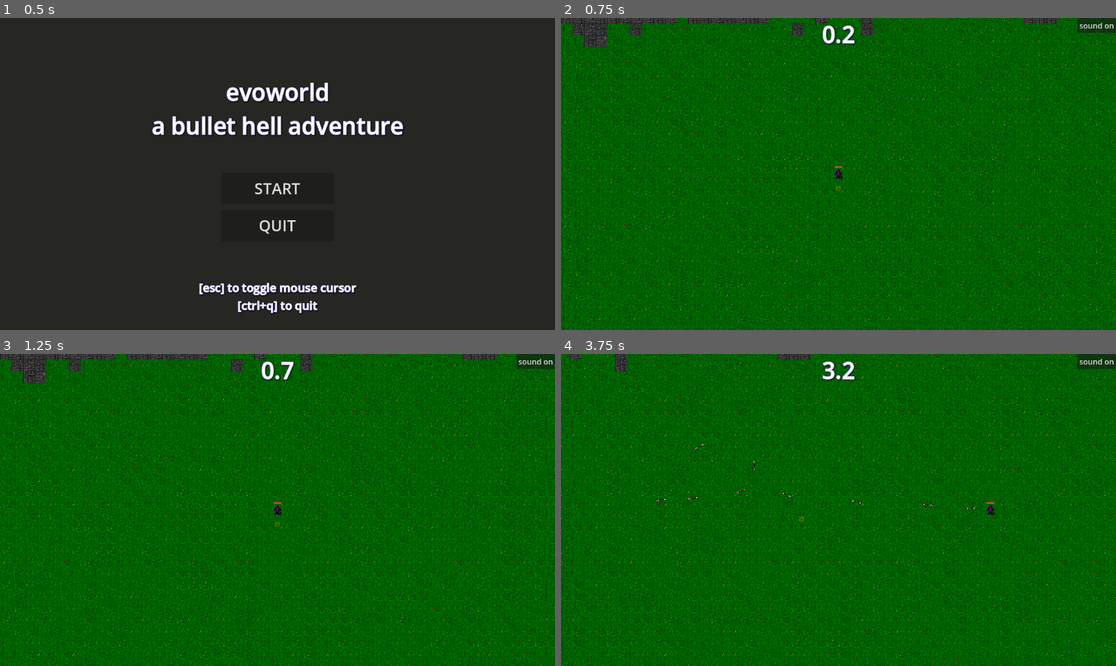
Above: before the commit, frames 1-4 (two rows, left to right).
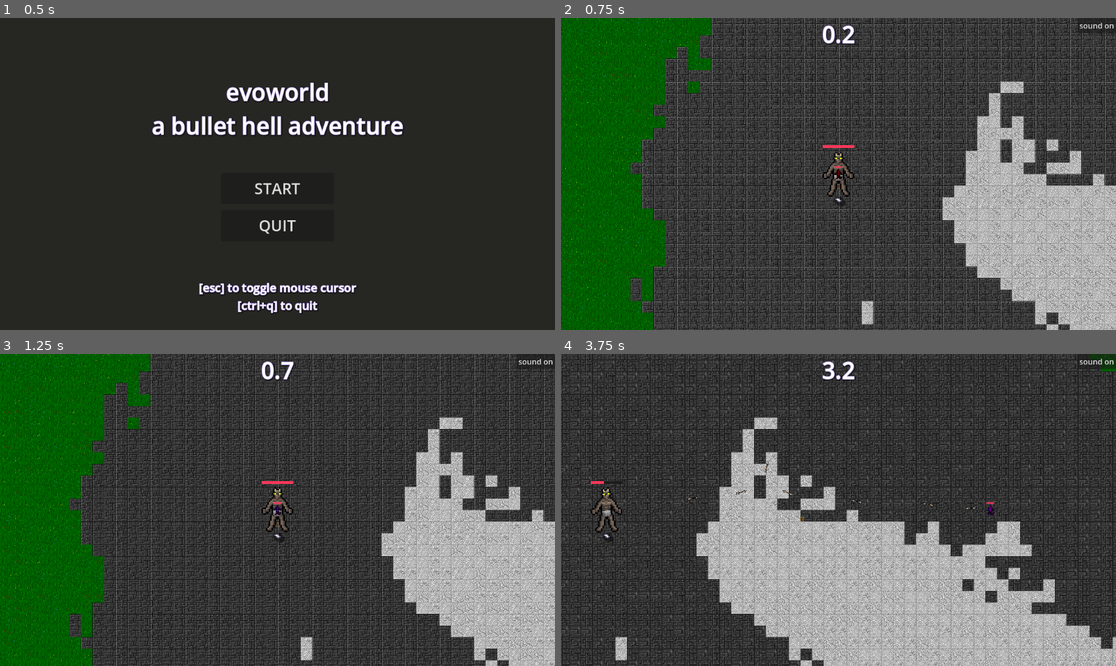
Above: after the commit, the same moments.

Repository: efredericks/evoworld-bullet-hell
Game: Godot game, scene res://scenes/menu.tscn
The game is run twice, just before and just after one commit, with the same random seed, the same clock (stepped at 60 frames per second) and the same inputs.
Inputs (mouse positions are in pixels of both pictures, inside the frame that each line leads up to):
- Up to frame 1 (0.5 s): no input
- Up to frame 2 (0.75 s): click "START" at 0.5 s
- Up to frame 3 (1.25 s): no input
- Up to frame 4 (3.75 s): click "sound on" at 1.25 s; click "sound off" at 2 s; move the mouse to (960, 494) at 2.77 s; press the mouse at (960, 494) at 2.78 s; hold D (move_right) 2.78-3.5 s; release the mouse at (960, 494) at 3.5 s; drag from (727, 525) to (966, 506) at 3.52 s

Frame 1 is identical in both runs. In frame 2, 84% of the frame differs, in the area x 0-100%, y 0-100%; in frame 3, 84%; in frame 4, 99%.

Commit message:
solid progress i think

Diff:
--- a/game_map.tres
+++ b/game_map.tres
@@ -1171,7 +1171,9 @@
 17:19/0 = 0
 18:19/0 = 0
 19:19/0 = 0
+19:19/0/physics_layer_0/polygon_0/points = PackedVector2Array(-16, -16, 16, -16, 16, 16, -16, 16)
 20:19/0 = 0
+20:19/0/physics_layer_0/polygon_0/points = PackedVector2Array(-16, -16, 16, -16, 16, 16, -16, 16)
 21:19/0 = 0
 22:19/0 = 0
 23:19/0 = 0
@@ -3037,6 +3039,7 @@
 
 [resource]
 tile_size = Vector2i(32, 32)
+physics_layer_0/collision_layer = 4
 terrain_set_0/mode = 0
 terrain_set_0/terrain_0/name = "Land"
 terrain_set_0/terrain_0/color = Color(0.594353, 0.08917815, 0.6747339, 1)
--- a/main.tscn
+++ b/main.tscn
@@ -15,6 +15,7 @@
 [ext_resource type="PackedScene" uid="uid://ctmy0ipjct7s2" path="res://scenes/move_speed_potion.tscn" id="11_dg77c"]
 [ext_resource type="LabelSettings" uid="uid://dut53ty0xhecq" path="res://labelsettings.tres" id="13_ycdy4"]
 [ext_resource type="AudioStream" uid="uid://bvopca6bwdl6b" path="res://audio/Music.wav" id="14_w48qg"]
+[ext_resource type="PackedScene" uid="uid://hhufkyeula8x" path="res://scenes/GP_enemy.tscn" id="16_2cqfq"]
 
 [sub_resource type="RectangleShape2D" id="RectangleShape2D_272bh"]
 size = Vector2(384, 321)
@@ -56,14 +57,38 @@
 [node name="EnemySpawnPoint" type="Node2D" parent="EnemySpawner" unique_id=1808083928]
 position = Vector2(65, -288)
 
+[node name="Sprite2D" type="Sprite2D" parent="EnemySpawner/EnemySpawnPoint" unique_id=78729176]
+scale = Vector2(3, 3)
+texture = ExtResource("1_ig7tw")
+region_enabled = true
+region_rect = Rect2(1344, 359, 32, 20)
+
 [node name="EnemySpawnPoint2" type="Node2D" parent="EnemySpawner" unique_id=2139154854]
 position = Vector2(1089, -287)
 
+[node name="Sprite2D2" type="Sprite2D" parent="EnemySpawner/EnemySpawnPoint2" unique_id=531165091]
+scale = Vector2(3, 3)
+texture = ExtResource("1_ig7tw")
+region_enabled = true
+region_rect = Rect2(1344, 359, 32, 20)
+
 [node name="EnemySpawnPoint3" type="Node2D" parent="EnemySpawner" unique_id=1062842945]
 position = Vector2(65, 673)
 
+[node name="Sprite2D3" type="Sprite2D" parent="EnemySpawner/EnemySpawnPoint3" unique_id=583296627]
+scale = Vector2(3, 3)
+texture = ExtResource("1_ig7tw")
+region_enabled = true
+region_rect = Rect2(1344, 359, 32, 20)
+
 [node name="EnemySpawnPoint4" type="Node2D" parent="EnemySpawner" unique_id=1280244524]
 position = Vector2(1089, 674)
+
+[node name="Sprite2D4" type="Sprite2D" parent="EnemySpawner/EnemySpawnPoint4" unique_id=445911629]
+scale = Vector2(3, 3)
+texture = ExtResource("1_ig7tw")
+region_enabled = true
+region_rect = Rect2(1344, 359, 32, 20)
 
 [node name="CenterObstacle" type="StaticBody2D" parent="." unique_id=1646163707]
 position = Vector2(384, 65)
@@ -252,6 +277,9 @@
 position = Vector2(37, 98)
 max_speed = 1500.0
 
+[node name="enemy" parent="." unique_id=352211709 instance=ExtResource("16_2cqfq")]
+position = Vector2(303, 248)
+
 [connection signal="timeout" from="EnemySpawner/SpawnTimer" to="EnemySpawner" method="_on_spawn_timer_timeout"]
 [connection signal="timeout" from="PotionSpawner/SpawnTimer" to="PotionSpawner" method="_on_spawn_timer_timeout"]
 [connection signal="pressed" from="CanvasLayer/EndScreen/RetryButton" to="." method="_on_retry_button_pressed"]
--- a/scenes/GP_enemy.tscn
+++ b/scenes/GP_enemy.tscn
@@ -3,9 +3,27 @@
 [ext_resource type="PackedScene" uid="uid://vaufyw3xpot6" path="res://scenes/enemy.tscn" id="1_j85ko"]
 [ext_resource type="Script" uid="uid://ckkxuswvnov83" path="res://scripts/gp_enemy.gd" id="2_1q4au"]
 
+[sub_resource type="LabelSettings" id="LabelSettings_1q4au"]
+font_size = 12
+outline_size = 1
+outline_color = Color(0.75984395, 0.6681915, 0.9975323, 1)
+shadow_size = 10
+shadow_color = Color(0, 0, 0, 0.47058824)
+
 [node name="enemy" unique_id=352211709 instance=ExtResource("1_j85ko")]
 script = ExtResource("2_1q4au")
 GP_weights = Array[float]([])
+GP_max_random = 5
 
 [node name="sprite" parent="." index="0" unique_id=395154171]
 region_rect = Rect2(1189, 993, 22, 31)
+
+[node name="GPLabel" type="Label" parent="." index="7" unique_id=40117226]
+offset_left = -20.0
+offset_top = 11.0
+offset_right = 20.0
+offset_bottom = 34.0
+text = "GP"
+label_settings = SubResource("LabelSettings_1q4au")
+horizontal_alignment = 1
+vertical_alignment = 1
--- a/scripts/game_manager.gd
+++ b/scripts/game_manager.gd
@@ -55,8 +55,9 @@
 }
 
 var WATER: Array[Vector2i] = [
-	Vector2i(27, 19), Vector2i(28, 19), Vector2i(29, 19), Vector2i(30, 19), Vector2i(31, 19),
-	Vector2i(32, 19), Vector2i(33, 19), Vector2i(34, 19), Vector2i(35, 19),
+	#Vector2i(27, 19), Vector2i(28, 19), Vector2i(29, 19), Vector2i(30, 19), Vector2i(31, 19),
+	#Vector2i(32, 19), Vector2i(33, 19), Vector2i(34, 19), Vector2i(35, 19),
+	Vector2i(19, 19), Vector2i(20, 19)#, Vector2i(21, 19), Vector2i(22, 19),
 ]
 var GRASS: Array[Vector2i] = [
 	Vector2i(0, 15), Vector2i(1, 15), Vector2i(2, 15), Vector2i(3, 15),
@@ -76,11 +77,17 @@
 
 var noise = FastNoiseLite.new()
 var noise2 = FastNoiseLite.new()
+
+@onready var GP_enemy = $enemy
 
 #var game_map
 #var loading_done: bool = false
 #var loading_start: bool = false
 #var lr: float = 0.0
+
+func get_random_open_position() -> Vector2:
+	var cell = open_cells[randi_range(0, open_cells.size() - 1)]
+	return Vector2(cell.x * tile_size, cell.y * tile_size)
 
 func _ready() -> void:
 	randomize()
@@ -111,7 +118,7 @@
 	loading_thread.start(_generate_overworld)#.bind("args")
 	loading_thread.wait_to_finish()
 	#loading_screen.visible = false
-	var oc = open_cells[randi_range(0, len(open_cells)-1)]
+	#var oc = open_cells[randi_range(0, len(open_cells)-1)]
 
 	outer_boundary.global_position = Vector2.ZERO
 	left_boundary.global_position = Vector2(0, map_height / 2.0)
@@ -125,10 +132,10 @@
 	camera.limit_right = map_width
 	camera.limit_bottom = map_height
 
-	enemy_spawner.get_node("EnemySpawnPoint").global_position = Vector2i(100, 100)
-	enemy_spawner.get_node("EnemySpawnPoint2").global_position = Vector2i(map_width - 100, 100)
-	enemy_spawner.get_node("EnemySpawnPoint3").global_position = Vector2i(100, map_height - 100)
-	enemy_spawner.get_node("EnemySpawnPoint4").global_position = Vector2i(map_width - 100, map_height - 100)
+	enemy_spawner.get_node("EnemySpawnPoint").global_position = get_random_open_position() #Vector2i(100, 100)
+	enemy_spawner.get_node("EnemySpawnPoint2").global_position = get_random_open_position() #Vector2i(map_width - 100, 100)
+	enemy_spawner.get_node("EnemySpawnPoint3").global_position = get_random_open_position() #Vector2i(100, map_height - 100)
+	enemy_spawner.get_node("EnemySpawnPoint4").global_position = get_random_open_position() #Vector2i(map_width - 100, map_height - 100)
 
 
 	#outer_boundary.global_position = Vector2(map_width / 2.0, map_height / 2.0)
@@ -137,7 +144,8 @@
 	#top_boundary.global_position.y = -map_height / 2.0
 	#bottom_boundary.global_position.y = map_height / 2.0
 	#
-	player.global_position = Vector2(oc.x * tile_size, oc.y * tile_size)
+	player.global_position = get_random_open_position() #Vector2(oc.x * tile_size, oc.y * tile_size)
+	GP_enemy.global_position = player.global_position
 	camera.global_position - player.global_position
 	print("outer position:", outer_boundary.global_position)
 	print("left boundary x: ", left_boundary.global_position.x)
--- a/scripts/gp_enemy.gd
+++ b/scripts/gp_enemy.gd
@@ -25,14 +25,28 @@
 @onready var muzzle = $muzzle
 @onready var health_bar: ProgressBar = $HealthBar
 @onready var damaged_audio: AudioStreamPlayer = $DamagedAudio
-
+@onready var GP_Label = $GPLabel
 
 var player_dist: float
 var player_dir: Vector2
 
+var GP_stack: Array[String] = []
+var GP_primitives: Array[String] = ["/", "\\", "-", "+", "*", "`", "~"]
+@export var GP_max_random: int = 5
+
+func _setup_random():
+	for i in range(randi_range(0, GP_max_random)):
+		GP_stack.append(GP_primitives[randi_range(0, len(GP_primitives)-1)])
+
+	GP_Label.text = " ".join(PackedStringArray(GP_stack))
+
 func _ready() -> void:
 	health_bar.max_value = maxHP
 	health_bar.value = hp
+
+	scale = Vector2(4., 4.)
+
+	_setup_random()
 
 func _process(delta: float) -> void:
 	if not player: return
--- a/scripts/player.gd
+++ b/scripts/player.gd
@@ -56,8 +56,10 @@
 		invincible = not invincible
 		if invincible:
 			sprite.modulate = Color.SPRING_GREEN
+			set_collision_mask_value(3, false) # flying!
 		else:
 			sprite.modulate = Color.WHITE
+			set_collision_mask_value(3, true)
 
 
 func _shoot():
--- a/scripts/potion_spawner.gd
+++ b/scripts/potion_spawner.gd
@@ -4,9 +4,9 @@
 @export var min_bounds: Vector2
 @export var max_bounds: Vector2
 
-
 func _on_spawn_timer_timeout() -> void:
 	var potion = potion_scenes[randi() % len(potion_scenes)].instantiate()
 	add_child(potion)
-	potion.global_position = Vector2(randf_range(min_bounds.x, max_bounds.x), randf_range(min_bounds.y, max_bounds.y))
+	var pos = get_parent().get_random_open_position()
+	potion.global_position = pos # Vector2(randf_range(min_bounds.x, max_bounds.x), randf_range(min_bounds.y, max_bounds.y))
 	print(potion.global_position)
